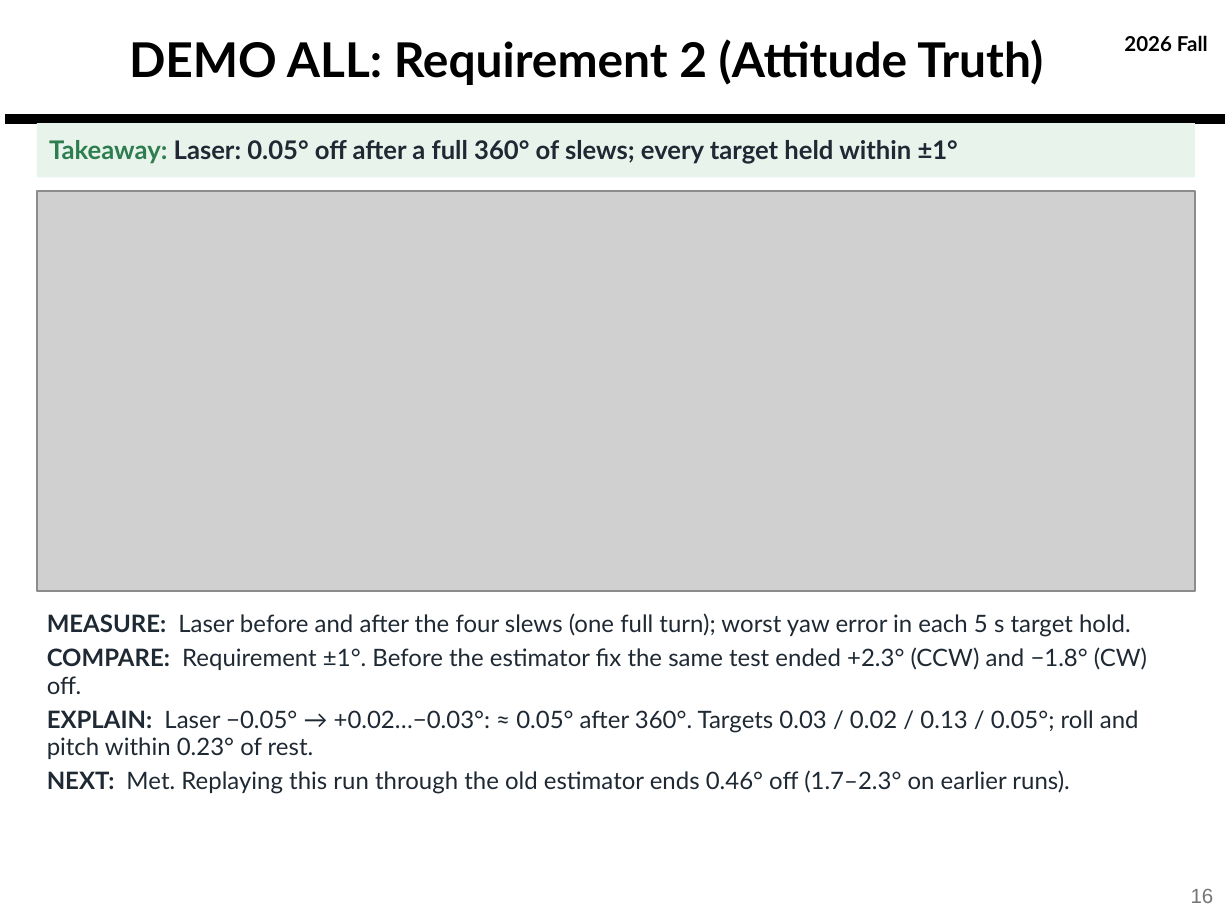
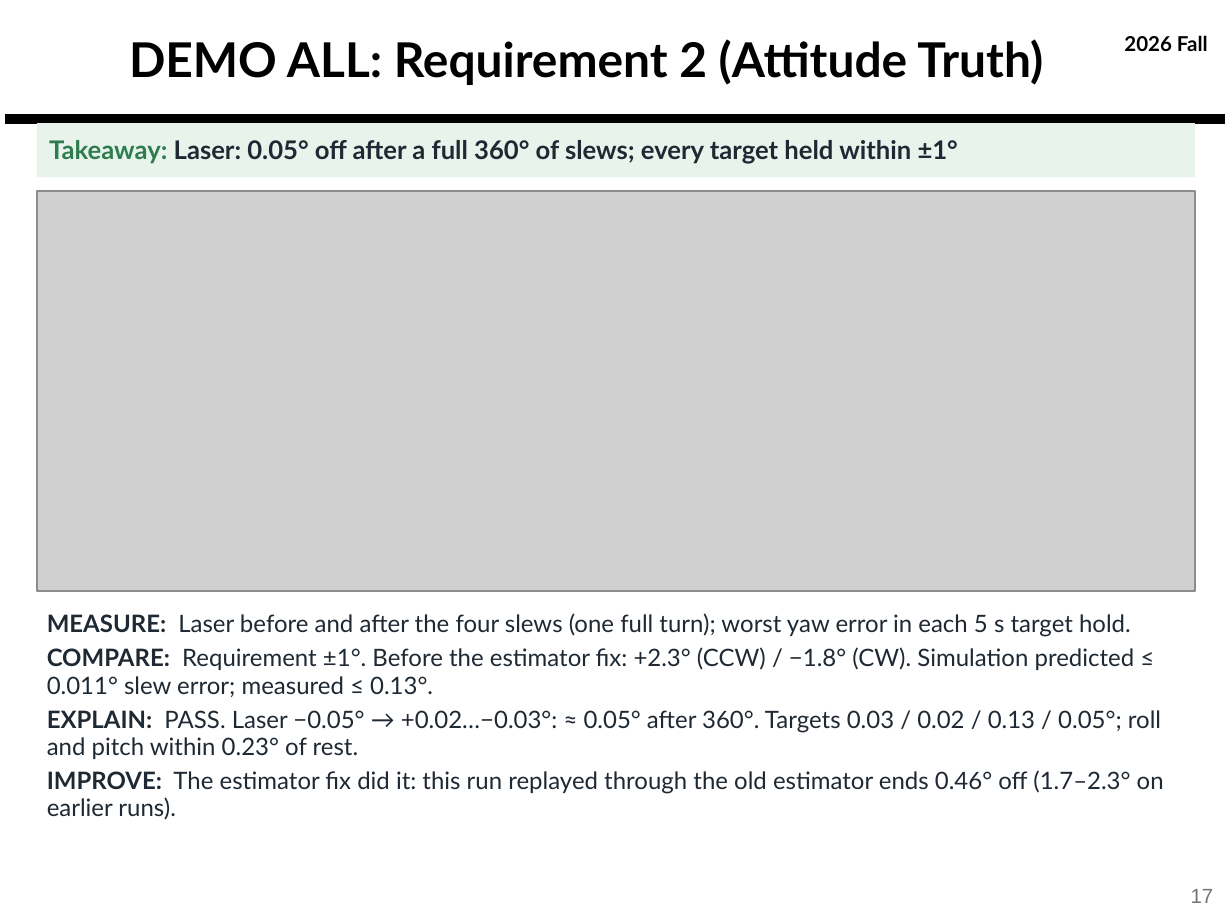
Before and after one commit to derek-weissinger-usafa/Astro-331-Lab-8, a slide deck: slide 17 of Reports/Astro 331 Lab 8_2_3 Body Final Pres.pptx (slide 16 before the commit). Drawn at 1232x924 pixels with LibreOffice and Linux fonts; fonts in the diff are those of the drawing; grey boxes stand for pictures; background and template pictures are left out. Boxes give left, top, right and bottom in pixels: in the first picture for what was removed or moved away, otherwise in the second. Text is boxed around its words. In the diff, an @@ line names an element or a change of style, - is before the commit and + after.

```diff
--- a/Reports/Astro 331 Lab 8_2_3 Body Final Pres.pptx
+++ b/Reports/Astro 331 Lab 8_2_3 Body Final Pres.pptx
@@ text at [47,647,1164,820]: text changed @@
-COMPARE: Requirement ±1°. Before the estimator fix the same test ended +2.3° (CCW) and −1.8° (CW) off.
-EXPLAIN: Laser −0.05° → +0.02…−0.03°: ≈ 0.05° after 360°. Targets 0.03 / 0.02 / 0.13 / 0.05°; roll and pitch within 0.23° of rest.
-NEXT: Met. Replaying this run through the old estimator ends 0.46° off (1.7–2.3° on earlier runs).
+COMPARE: Requirement ±1°. Before the estimator fix: +2.3° (CCW) / −1.8° (CW). Simulation predicted ≤ 0.011° slew error; measured ≤ 0.13°.
+EXPLAIN: PASS. Laser −0.05° → +0.02…−0.03°: ≈ 0.05° after 360°. Targets 0.03 / 0.02 / 0.13 / 0.05°; roll and pitch within 0.23° of rest.
+IMPROVE: The estimator fix did it: this run replayed through the old estimator ends 0.46° off (1.7–2.3° on earlier runs).
@@ page number at [1191,889,1214,903]: text changed @@
-16
+17
```
Also in this commit, not shown: 30 other slides changed, 1 slide added, 14 other files.
